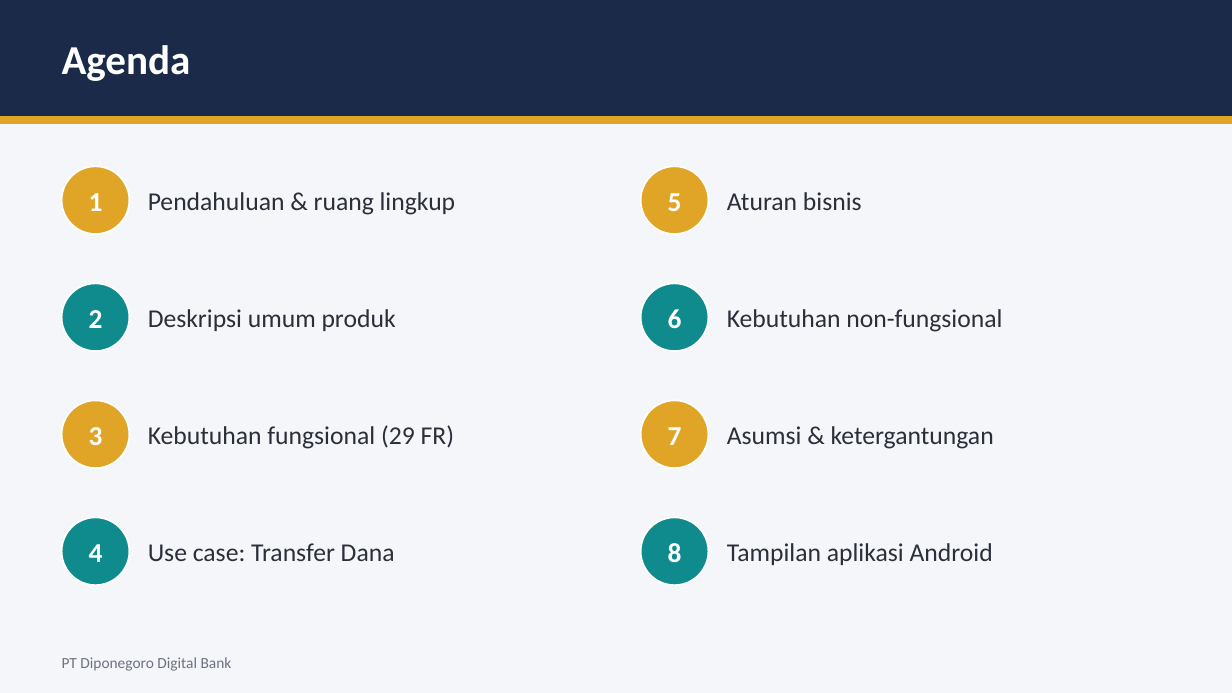
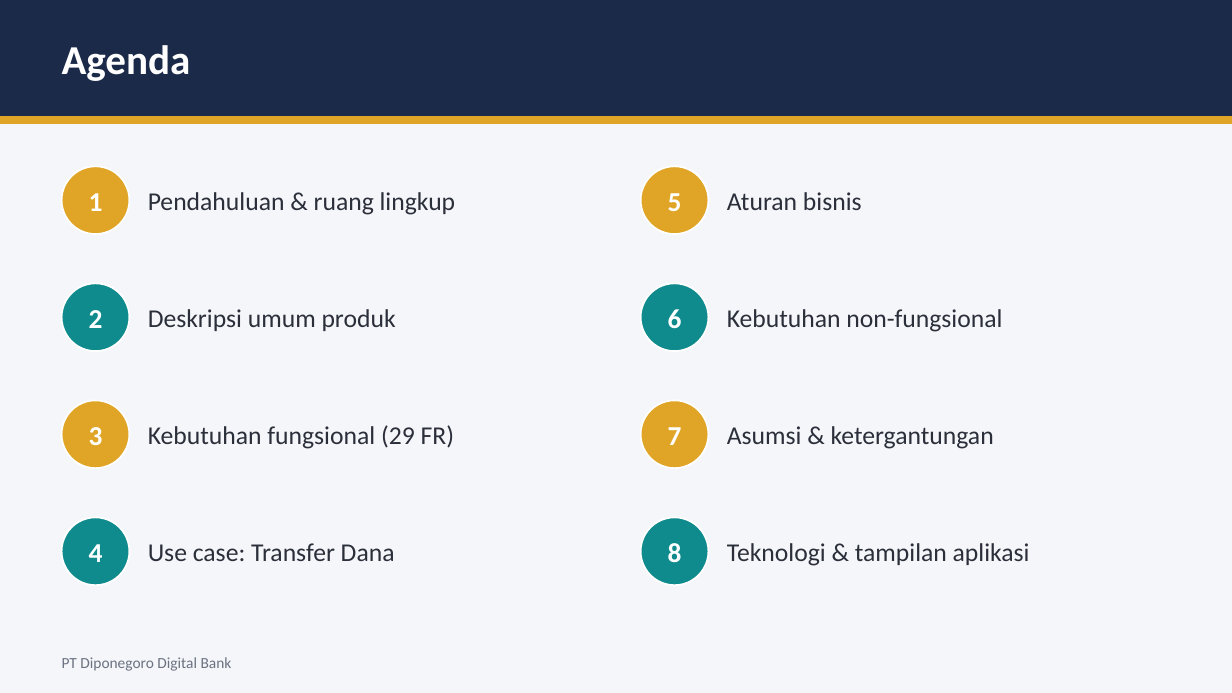
Before and after one commit to SOL-glorious26/diponegoro-digital-bank, a slide deck: slide 2 of Presentasi/17_november_2026/PPT Final.pptx. Drawn at 1232x693 pixels with LibreOffice and Linux fonts; fonts in the diff are those of the drawing. Boxes give left, top, right and bottom in pixels: in the first picture for what was removed or moved away, otherwise in the second. Text is boxed around its words. In the diff, an @@ line names an element or a change of style, - is before the commit and + after.

```diff
--- a/Presentasi/17_november_2026/PPT Final.pptx
+++ b/Presentasi/17_november_2026/PPT Final.pptx
@@ text at [727, 543, 1030, 566]: text changed @@
-Tampilan aplikasi Android
+Teknologi & tampilan aplikasi
```
Also in this commit, not shown: 5 slides added, 1 other file.
